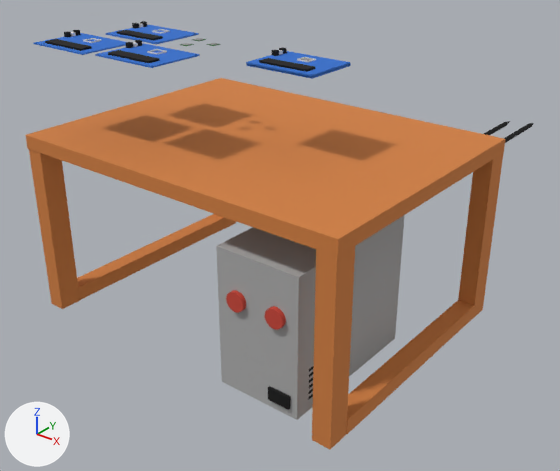
A saved change to the glTF model public/models/welding1.glb.
Rendered twice from a 50 mm lens placed at (3.28, -3.93, 2.45), pointed at (-0.19, 0.42, -0.25). The lights are fixed; the arrows at lower left show +X, +Y and +Z. Where no turn or scale is listed for an object, it has been applied to the vertices.

Before the edit, the objects in view are built like this:
```python
ob_board_battery_001 = bpy.data.objects.new('board_battery.001', me_cube_016)
ob_board_battery_001.location = (-0.965, -0.817, 1.362)
ob_board_battery_002 = bpy.data.objects.new('board_battery.002', me_cube_021)
ob_board_battery_002.location = (-0.379, -0.781, 1.362)
ob_board_cpu_001 = bpy.data.objects.new('board_cpu.001', me_cube_015)
ob_board_cpu_001.location = (-0.956, -0.628, 1.359)
ob_board_cpu_002 = bpy.data.objects.new('board_cpu.002', me_cube_022)
ob_board_cpu_002.location = (-0.371, -0.59, 1.36)
ob_board_main_001 = bpy.data.objects.new('board_main.001', me_cube_020)
ob_board_main_001.location = (-0.965, -0.702, 1.351)
ob_board_main_001.scale = (0.253, 0.201, -0.00458)
ob_board_main_002 = bpy.data.objects.new('board_main.002', me_cube_023)
ob_board_main_002.location = (-0.379, -0.665, 1.351)
ob_board_main_002.scale = (0.255, 0.202, -0.0046)
ob_board_port1_001 = bpy.data.objects.new('board_port1.001', me_cube_019)
ob_board_port1_001.location = (-1.196, -0.566, 1.371)
ob_board_port3_001 = bpy.data.objects.new('board_port3.001', me_cube_017)
ob_board_port3_001.location = (-1.196, -0.643, 1.371)
ob_table_foot1 = bpy.data.objects.new('table_foot1', me_cube_009)
ob_table_foot1.location = (1.248, -0.915, -0.002)
# also in view: 'table_main' at (0.0, 0.0, 0.67); 'table_foot2' at (-1.25, -0.91, 0.0); 'board_main.005' at (0.36, -0.09, 1.3); 'board_main' at (-0.84, -0.2, 1.35); 'table_foot5' at (-1.25, 0.0, -0.58)
```
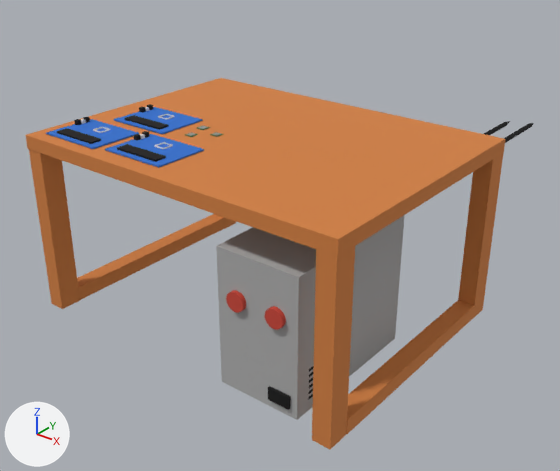
Commit message: Fix welding1 model

Changed parts and their boxes (x1, y1, x2, y2) in the pictures (560 x 471 px):
'board_main.002', moved
    before: (95, 43, 200, 68)
    after: (105, 134, 204, 167)
'board_main.001', moved
    before: (34, 33, 126, 55)
    after: (46, 119, 139, 149)
'board_main', moved
    before: (105, 25, 199, 44)
    after: (114, 107, 203, 134)
'board_main.005', moved (not visible afterwards)
    before: (246, 51, 350, 76)
'board_battery.002', moved
    before: (108, 50, 159, 63)
    after: (117, 144, 166, 162)
'board_battery.001', moved
    before: (45, 39, 92, 51)
    after: (57, 128, 101, 144)
'board_battery.003', moved
    before: (117, 30, 163, 40)
    after: (124, 115, 169, 130)
'board_battery.005', moved (not visible afterwards)
    before: (259, 58, 314, 72)
'board_main.004', moved (not visible afterwards)
    before: (247, 64, 351, 79)
'board_cpu.002', moved
    before: (147, 49, 167, 55)
    after: (154, 142, 173, 149)
'board_cpu.001', moved
    before: (83, 38, 101, 43)
    after: (93, 127, 110, 133)
'board_cpu', moved
    before: (152, 29, 170, 34)
    after: (158, 114, 175, 120)
'board_main.003', moved (not visible afterwards)
    before: (249, 63, 351, 77)
'board_port3.002', moved
    before: (126, 42, 133, 48)
    after: (133, 134, 141, 140)
'board_port3.001', moved
    before: (64, 31, 71, 37)
    after: (74, 119, 81, 125)
'board_port3', moved
    before: (132, 23, 139, 29)
    after: (139, 107, 146, 113)
'board_port1.002', moved
    before: (135, 40, 142, 46)
    after: (142, 131, 149, 138)
'board_port1.001', moved
    before: (73, 30, 80, 36)
    after: (83, 117, 90, 123)
'board_port1', moved
    before: (140, 21, 147, 27)
    after: (147, 104, 153, 110)
'board_port2.002', moved
    before: (133, 42, 138, 47)
    after: (139, 134, 145, 139)
'board_cpu.005', moved (not visible afterwards)
    before: (297, 57, 315, 62)
'board_port3.005', moved (not visible afterwards)
    before: (272, 50, 279, 56)
'board_port2', moved
    before: (139, 23, 143, 28)
    after: (145, 107, 149, 111)
'cpu_main.001', moved
    before: (192, 39, 206, 41)
    after: (197, 125, 210, 130)
'board_port1.005', moved (not visible afterwards)
    before: (279, 47, 286, 54)
'cpu_main.002', moved
    before: (206, 44, 220, 46)
    after: (210, 132, 223, 137)
'cpu_chip.005', moved (not visible afterwards)
    before: (301, 58, 312, 61)
'board_port2.005', moved (not visible afterwards)
    before: (279, 50, 283, 55)

What changed in the scene script:
```text
Change ob_board_battery_001:
    ob_board_battery_001.location: (-0.965, -0.817, 1.362) -> (-0.965, -0.817, 0.742)
Change ob_board_cpu_001:
    ob_board_cpu_001.location: (-0.956, -0.628, 1.359) -> (-0.956, -0.628, 0.739)
Change ob_board_main_001:
    ob_board_main_001.location: (-0.965, -0.702, 1.351) -> (-0.965, -0.702, 0.731)
Change ob_board_port1_001:
    ob_board_port1_001.location: (-1.196, -0.566, 1.371) -> (-1.196, -0.566, 0.751)
Change ob_board_port3_001:
    ob_board_port3_001.location: (-1.196, -0.643, 1.371) -> (-1.196, -0.643, 0.751)
Change ob_board_battery_002:
    ob_board_battery_002.location: (-0.379, -0.781, 1.362) -> (-0.379, -0.781, 0.742)
Change ob_board_cpu_002:
    ob_board_cpu_002.location: (-0.371, -0.59, 1.36) -> (-0.371, -0.59, 0.74)
Change ob_board_main_002:
    ob_board_main_002.location: (-0.379, -0.665, 1.351) -> (-0.379, -0.665, 0.731)
Change ob_board_port1_002:
    ob_board_port1_002.location: (-0.611, -0.528, 1.372) -> (-0.611, -0.528, 0.752)
Change ob_board_port2_002:
    ob_board_port2_002.location: (-0.611, -0.567, 1.372) -> (-0.611, -0.567, 0.752)
Change ob_board_port3_002:
    ob_board_port3_002.location: (-0.611, -0.606, 1.372) -> (-0.611, -0.606, 0.752)
Change ob_board_battery_003:
    ob_board_battery_003.location: (-0.836, -0.318, 1.362) -> (-0.836, -0.318, 0.742)
Change ob_board_cpu:
    ob_board_cpu.location: (-0.827, -0.127, 1.359) -> (-0.827, -0.127, 0.739)
Change ob_board_main:
    ob_board_main.location: (-0.836, -0.202, 1.351) -> (-0.836, -0.202, 0.731)
Change ob_board_port1:
    ob_board_port1.location: (-1.068, -0.065, 1.371) -> (-1.068, -0.065, 0.751)
Change ob_board_port2:
    ob_board_port2.location: (-1.068, -0.104, 1.371) -> (-1.068, -0.104, 0.751)
Change ob_board_port3:
    ob_board_port3.location: (-1.068, -0.143, 1.371) -> (-1.068, -0.143, 0.751)
Change ob_cpu_main_001:
    ob_cpu_main_001.location: (-0.46, -0.124, 1.348) -> (-0.46, -0.124, 0.728)
Change ob_cpu_main_002:
    ob_cpu_main_002.location: (-0.281, -0.172, 1.348) -> (-0.281, -0.172, 0.728)
Change ob_board_main_003:
    ob_board_main_003.location: (0.357, -0.084, 1.301) -> (0.357, -0.084, 0.681)
Change ob_board_main_004:
    ob_board_main_004.location: (0.355, -0.079, 1.289) -> (0.355, -0.079, 0.669)
Change ob_board_battery_005:
    ob_board_battery_005.location: (0.357, -0.202, 1.315) -> (0.357, -0.202, 0.695)
Change ob_board_cpu_005:
    ob_board_cpu_005.location: (0.365, -0.012, 1.312) -> (0.365, -0.012, 0.692)
Change ob_board_main_005:
    ob_board_main_005.location: (0.357, -0.087, 1.304) -> (0.357, -0.087, 0.684)
Change ob_board_port1_005:
    ob_board_port1_005.location: (0.125, 0.05, 1.324) -> (0.125, 0.05, 0.704)
Change ob_board_port2_005:
    ob_board_port2_005.location: (0.125, 0.012, 1.324) -> (0.125, 0.012, 0.704)
Change ob_board_port3_005:
    ob_board_port3_005.location: (0.125, -0.027, 1.324) -> (0.125, -0.027, 0.704)
Change ob_cpu_chip_005:
    ob_cpu_chip_005.location: (0.366, -0.012, 1.311) -> (0.366, -0.012, 0.691)
Change ob_cpu_main_005:
    ob_cpu_main_005.location: (0.365, -0.012, 1.309) -> (0.365, -0.012, 0.689)
```
